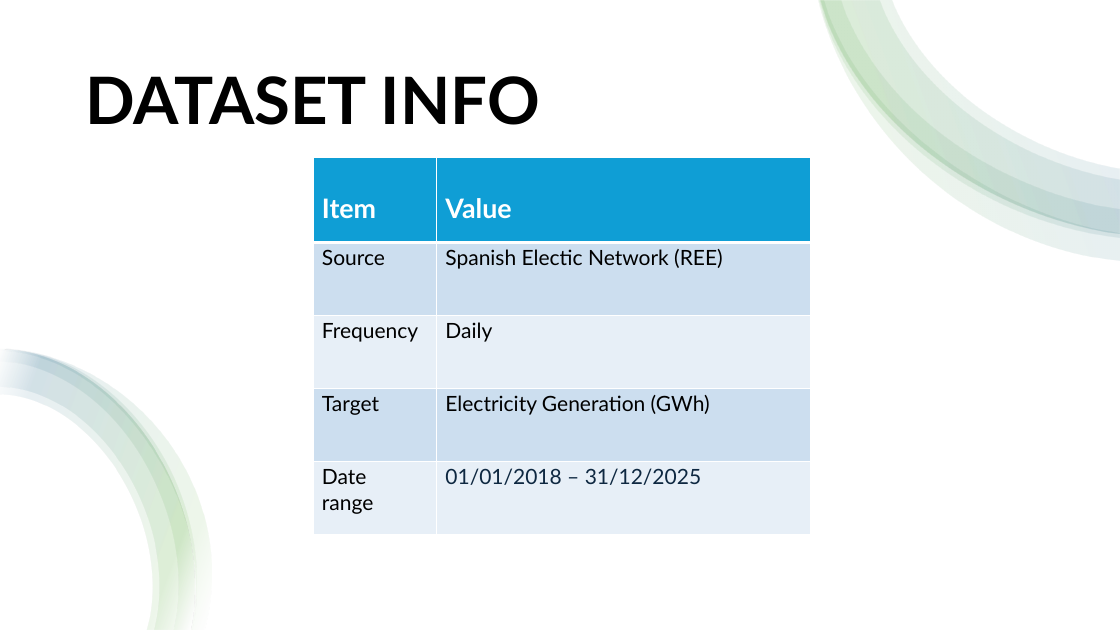
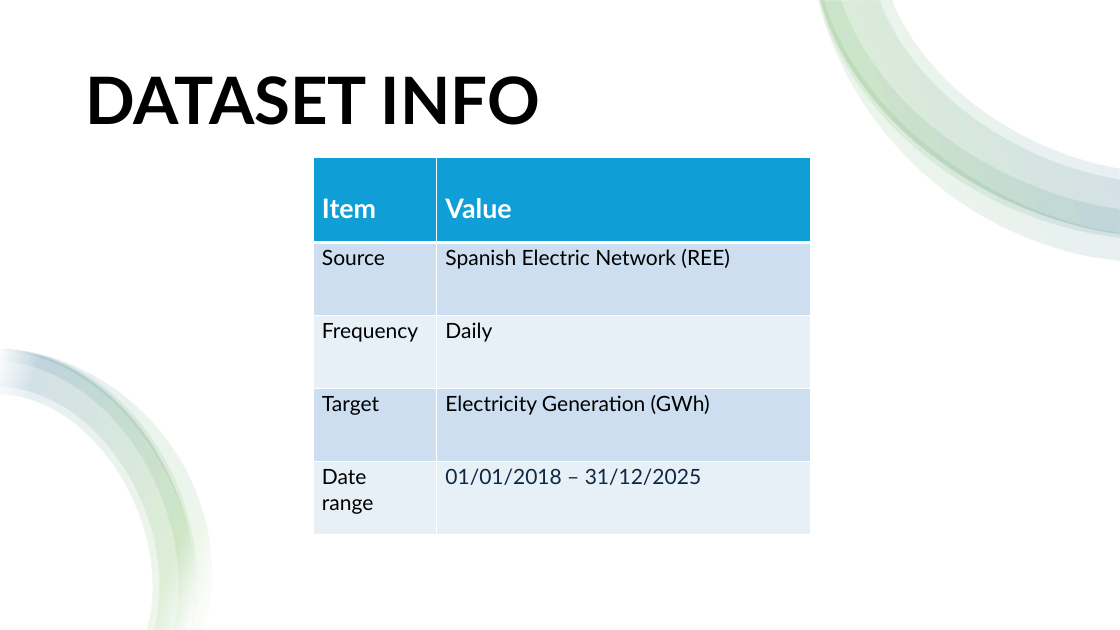
Before and after one commit to mireiamonbu/Spanish-Forecasters-MireiaMontoya-EnriqueRuiz, a slide deck: slide 5 of presentation/CapstonProject.pptx. Drawn at 1120x630 pixels with LibreOffice and Linux fonts; fonts in the diff are those of the drawing. Boxes give left, top, right and bottom in pixels: in the first picture for what was removed or moved away, otherwise in the second. Text is boxed around its words. In the diff, an @@ line names an element or a change of style, - is before the commit and + after.

```diff
--- a/presentation/CapstonProject.pptx
+++ b/presentation/CapstonProject.pptx
@@ table at [313,157,811,535] @@
-row 2, column 2: Spanish Electic Network (REE)
+row 2, column 2: Spanish Electric Network (REE)
```
Also in this commit, not shown: 10 other slides changed, 30 other files.
